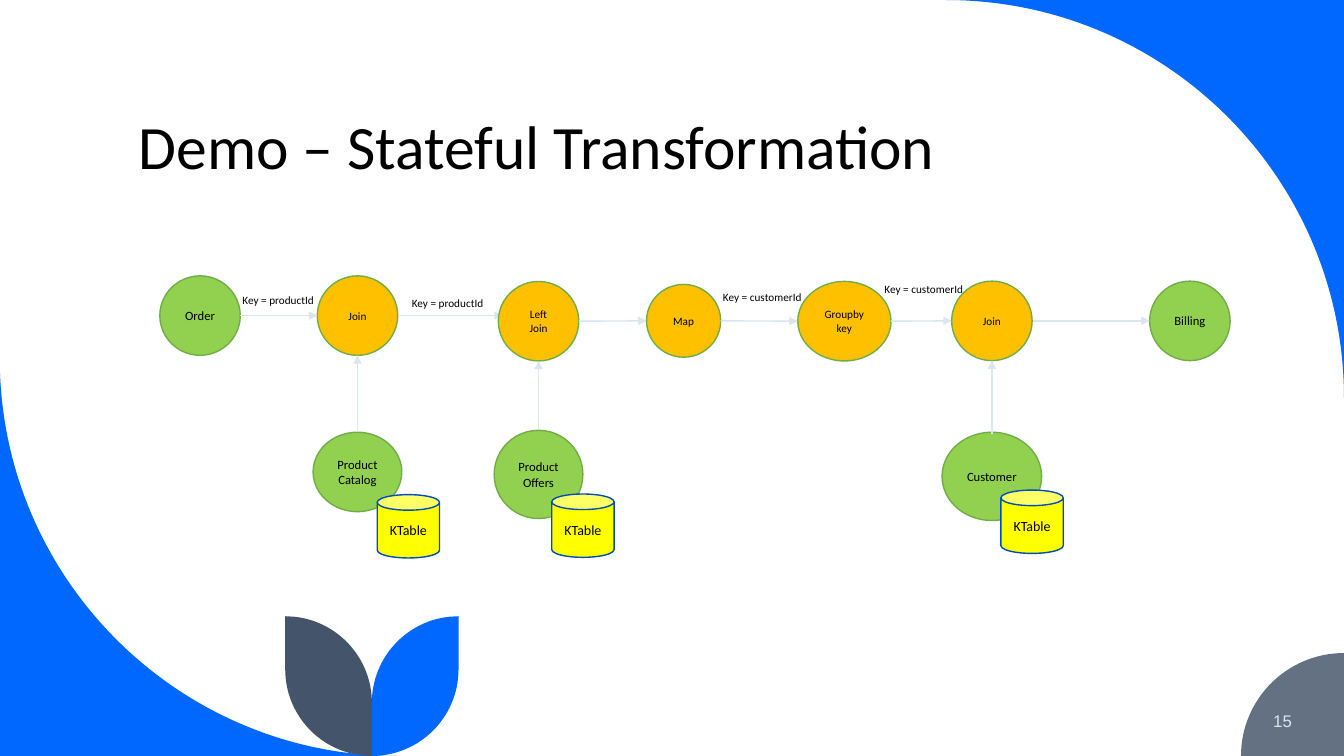
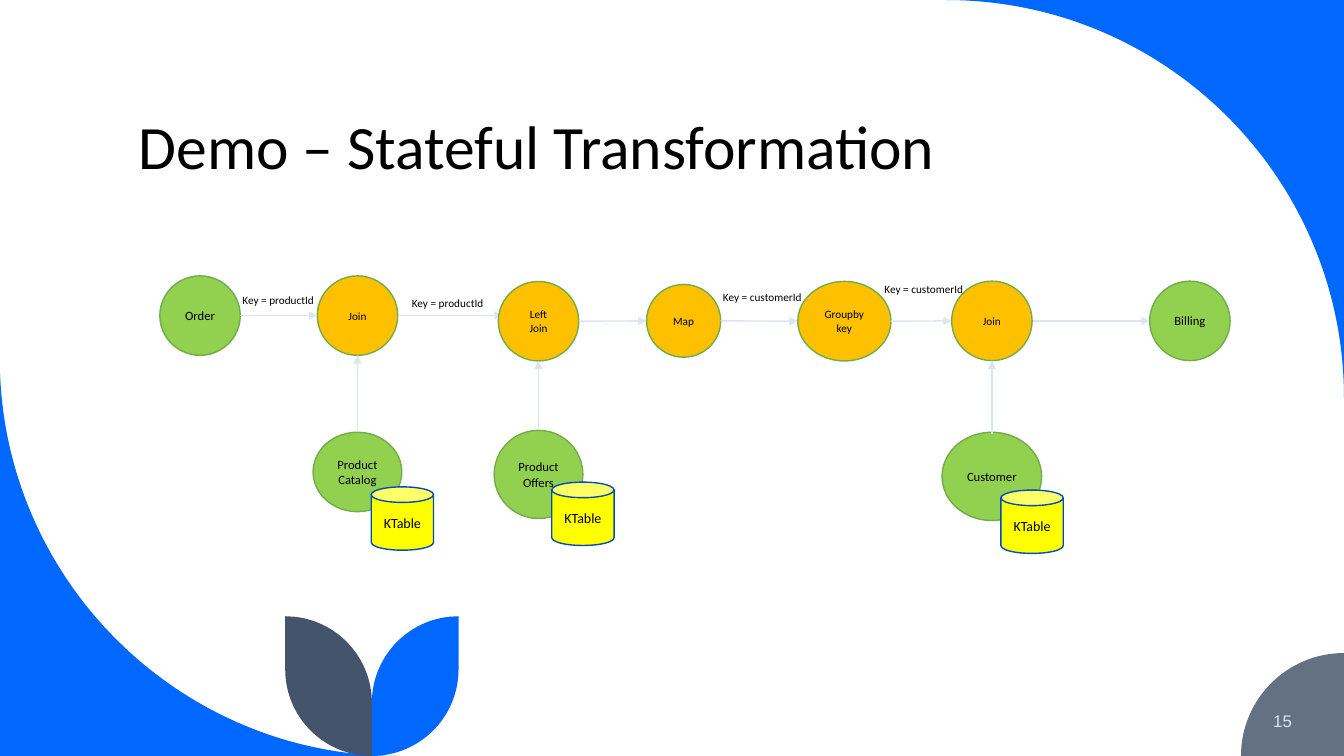
Before and after one commit to hitenny/KafkaStreams, a slide deck: slide 15 of kafka-streams.pptx. Drawn at 1344x756 pixels with LibreOffice and Linux fonts; fonts in the diff are those of the drawing. Boxes give left, top, right and bottom in pixels: in the first picture for what was removed or moved away, otherwise in the second. Text is boxed around its words. In the diff, an @@ line names an element or a change of style, - is before the commit and + after.

```diff
--- a/kafka-streams.pptx
+++ b/kafka-streams.pptx
@@ cylinder "KTable": place and size @@
-cylinder "KTable" at (377, 495, 440, 559)
+cylinder "KTable" at (371, 487, 434, 551)
@@ cylinder "KTable": place and size @@
-cylinder "KTable" at (552, 494, 614, 558)
+cylinder "KTable" at (552, 482, 614, 545)
```
Also in this commit, not shown: 7 other slides changed.
